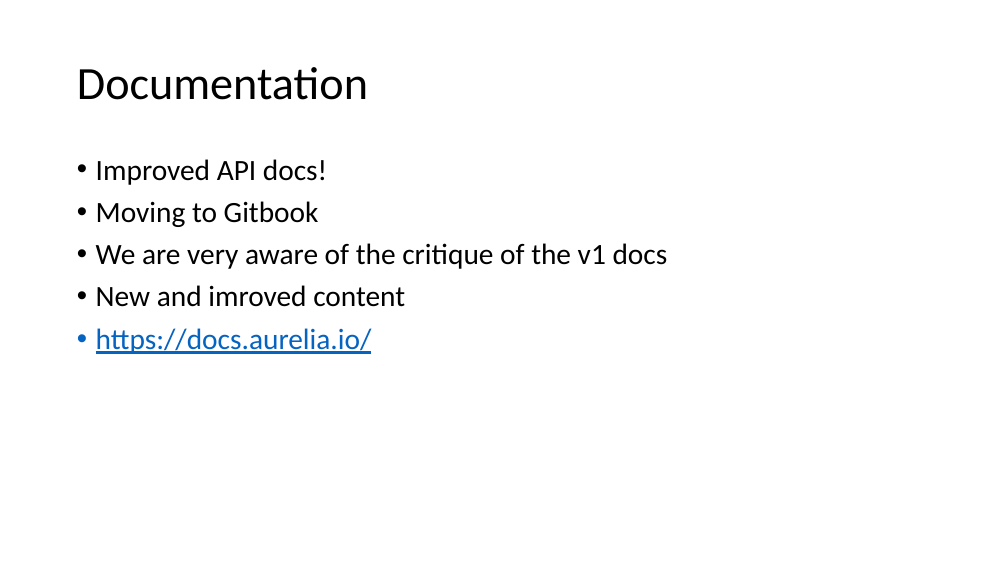
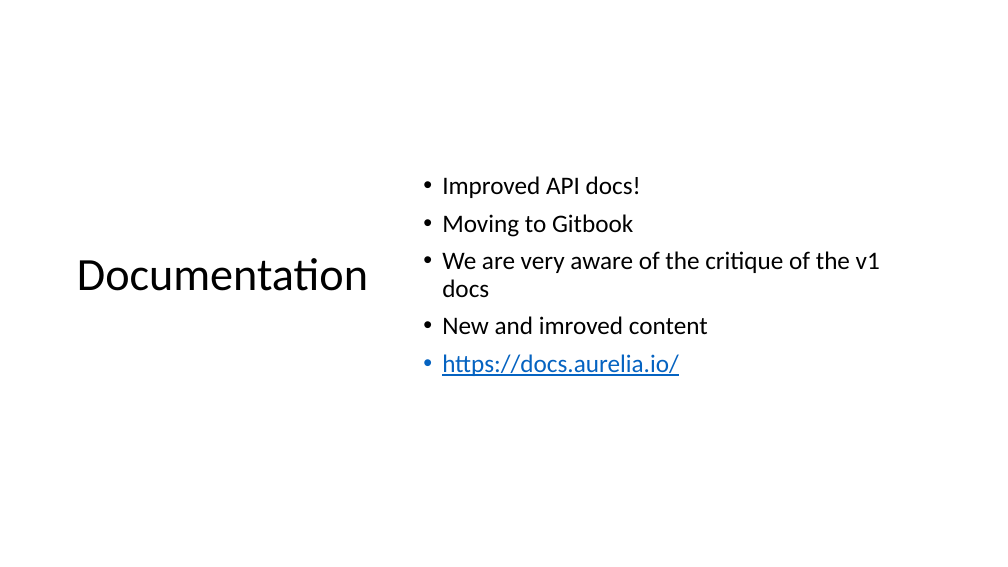
Before and after one commit to mobilemancer/aurelia2-demos, a slide deck: slide 7 of Presentations/Aurelia2 The new Hotness.pptx. Drawn at 1008x567 pixels with LibreOffice and Linux fonts; fonts in the diff are those of the drawing. Boxes give left, top, right and bottom in pixels: in the first picture for what was removed or moved away, otherwise in the second. Text is boxed around its words. In the diff, an @@ line names an element or a change of style, - is before the commit and + after.

```diff
--- a/Presentations/Aurelia2 The new Hotness.pptx
+++ b/Presentations/Aurelia2 The new Hotness.pptx
@@ title "Documentation": place and size @@
-title "Documentation" at [77,67,368,100]
+title "Documentation" at [77,258,368,291]
@@ text "Improved API docs!": place and size @@
-text "Improved API docs!" at [96,159,668,354]
+text "Improved API docs!" at [442,176,880,376]
@@ text "Improved API docs!" at [442,176,880,376]: size 28 to 24 pt; vertical alignment top to middle @@
```
Also in this commit, not shown: 14 other slides changed, 1 slide added, 1 other file.
